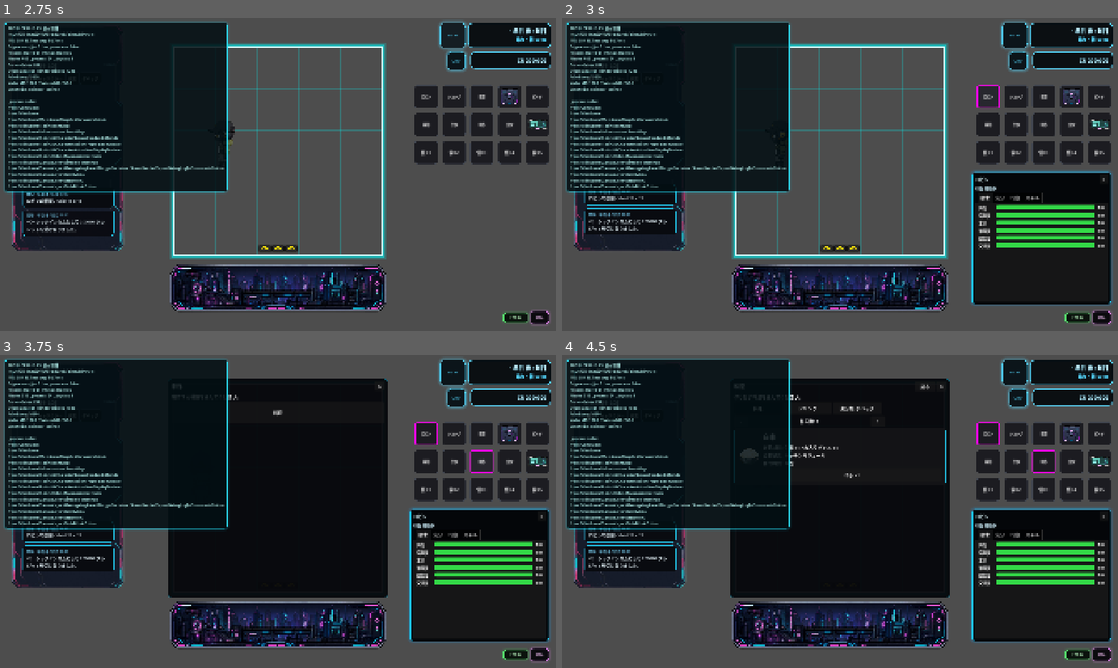
Above: before the commit, frames 1-4 (two rows, left to right).
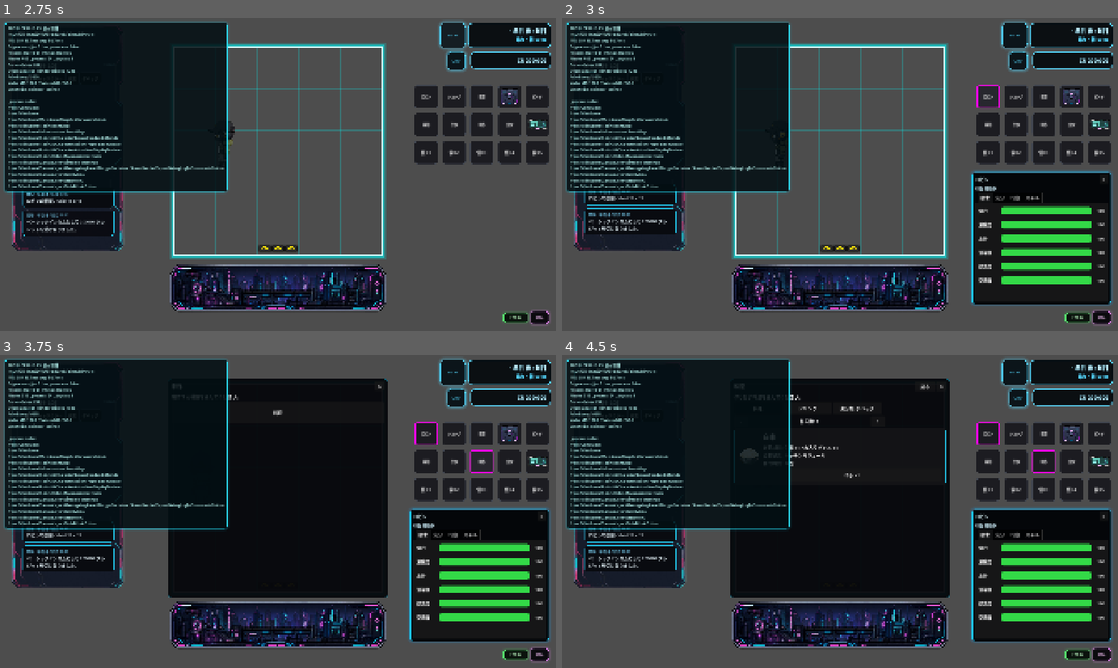
Above: after the commit, the same moments.

Repository: grimoire1089-coder/optimistic
Game: Godot game, scene res://Scenes/Boot/TitleScene.tscn
The game is run twice, just before and just after one commit, with the same random seed, the same clock (stepped at 60 frames per second) and the same inputs. Sound files missing from this copy of the repository are replaced by a short silence.
Inputs:
- Up to frame 1 (2.75 s): click "はじめる" at 0.5 s; click "BGM" at 1.25 s; click "OFF" at 2 s
- Up to frame 2 (3 s): click "ロビン" at 2.75 s
- Up to frame 3 (3.75 s): click "制作" at 3.5 s
- Up to frame 4 (4.5 s): click "料理" at 4.25 s

Frame 1 is identical in both runs. In frame 2, 3.5% of the frame differs, in the area x 74-98%, y 59-86%; in frame 3, 3.5%, in the area x 6-98%, y 18-86%; in frame 4, 3.5%.

Commit message:
Enlarge AI need bars

Diff:
--- a/Scripts/UI/CharacterNeeds/CharacterNeedsPanel.gd
+++ b/Scripts/UI/CharacterNeeds/CharacterNeedsPanel.gd
@@ -2,9 +2,16 @@
 class_name CharacterNeedsPanel
 
 @export var bar_width: float = 132.0
+@export var bar_height: float = 26.0
+@export var row_min_height: float = 38.0
+@export var row_separation: int = 10
+@export var need_name_width: float = 74.0
+@export var need_value_width: float = 40.0
+@export var need_font_size: int = 15
 @export var high_value_color: Color = Color(0.20, 0.85, 0.28, 1.0)
 @export var middle_value_color: Color = Color(0.95, 0.82, 0.18, 1.0)
 @export var low_value_color: Color = Color(0.95, 0.22, 0.18, 1.0)
+@export var bar_background_color: Color = Color(0.030, 0.045, 0.055, 1.0)
 @export_range(0.0, 1.0, 0.01) var high_value_threshold: float = 0.66
 @export_range(0.0, 1.0, 0.01) var middle_value_threshold: float = 0.33
 
@@ -14,6 +21,7 @@
 var _row_by_need_id: Dictionary = {}
 
 func _ready() -> void:
+	_apply_rows_layout()
 	if _needs != null:
 		_rebuild()
 
@@ -49,6 +57,7 @@
 		_needs.need_changed.disconnect(callable)
 
 func _rebuild() -> void:
+	_apply_rows_layout()
 	_clear_rows()
 	_row_by_need_id.clear()
 	if _needs == null:
@@ -57,6 +66,13 @@
 		if need == null or need.definition == null:
 			continue
 		_create_row(need)
+
+func _apply_rows_layout() -> void:
+	if _rows == null:
+		return
+	_rows.add_theme_constant_override("separation", row_separation)
+	_rows.size_flags_horizontal = Control.SIZE_EXPAND_FILL
+	_rows.size_flags_vertical = Control.SIZE_EXPAND_FILL
 
 func _clear_rows() -> void:
 	if _rows == null:
@@ -67,13 +83,16 @@
 func _create_row(need: NeedInstance) -> void:
 	var row := HBoxContainer.new()
 	row.name = String(need.definition.need_id)
+	row.custom_minimum_size = Vector2(0.0, row_min_height)
 	row.size_flags_horizontal = Control.SIZE_EXPAND_FILL
+	row.alignment = BoxContainer.ALIGNMENT_CENTER
 	_rows.add_child(row)
 
 	var name_label := Label.new()
 	name_label.text = need.definition.display_name
-	name_label.custom_minimum_size = Vector2(58.0, 0.0)
-	name_label.add_theme_font_size_override("font_size", 13)
+	name_label.custom_minimum_size = Vector2(need_name_width, row_min_height)
+	name_label.vertical_alignment = VERTICAL_ALIGNMENT_CENTER
+	name_label.add_theme_font_size_override("font_size", need_font_size)
 	row.add_child(name_label)
 
 	var bar := ProgressBar.new()
@@ -81,14 +100,17 @@
 	bar.min_value = 0.0
 	bar.max_value = need.definition.max_value
 	bar.value = need.value
-	bar.custom_minimum_size = Vector2(bar_width, 16.0)
+	bar.custom_minimum_size = Vector2(bar_width, bar_height)
 	bar.size_flags_horizontal = Control.SIZE_EXPAND_FILL
+	bar.size_flags_vertical = Control.SIZE_SHRINK_CENTER
+	_apply_bar_background(bar)
 	row.add_child(bar)
 
 	var value_label := Label.new()
 	value_label.horizontal_alignment = HORIZONTAL_ALIGNMENT_RIGHT
-	value_label.custom_minimum_size = Vector2(28.0, 0.0)
-	value_label.add_theme_font_size_override("font_size", 13)
+	value_label.vertical_alignment = VERTICAL_ALIGNMENT_CENTER
+	value_label.custom_minimum_size = Vector2(need_value_width, row_min_height)
+	value_label.add_theme_font_size_override("font_size", need_font_size)
 	row.add_child(value_label)
 
 	_row_by_need_id[need.definition.need_id] = {
@@ -120,13 +142,21 @@
 		return 0.0
 	return clampf(need.value / need.definition.max_value, 0.0, 1.0)
 
+func _apply_bar_background(bar: ProgressBar) -> void:
+	if bar == null:
+		return
+	var background_style := StyleBoxFlat.new()
+	background_style.bg_color = bar_background_color
+	background_style.set_corner_radius_all(7)
+	bar.add_theme_stylebox_override("background", background_style)
+
 func _apply_bar_color(bar: ProgressBar, ratio: float) -> void:
 	if bar == null:
 		return
 	var fill_color := _get_bar_color(ratio)
 	var fill_style := StyleBoxFlat.new()
 	fill_style.bg_color = fill_color
-	fill_style.set_corner_radius_all(4)
+	fill_style.set_corner_radius_all(7)
 	bar.add_theme_stylebox_override("fill", fill_style)
 
 func _get_bar_color(ratio: float) -> Color:
